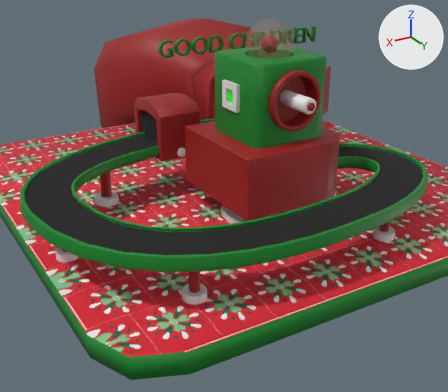
What one commit did to the glTF model public/gltf/scene.glb.
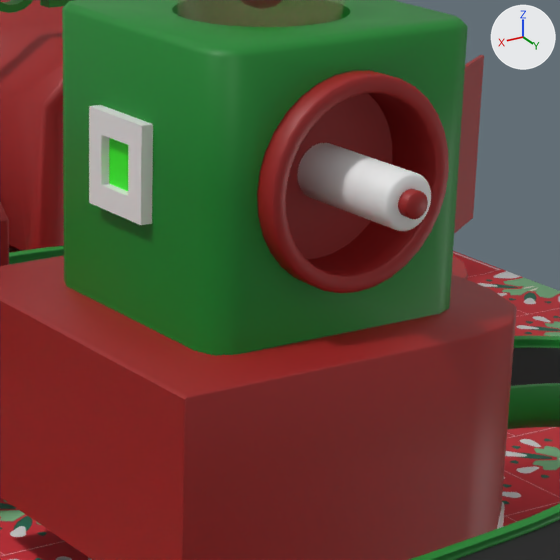
Old and new are each drawn from a camera (50 mm lens) standing at (5.0, 8.09, 4.52) and looking at (0.5, 0.59, 0.77) and again close up on the part from 44% to 79% of the width and 13% to 52% of the height. The lights are fixed; the arrows at upper right show +X, +Y and +Z. Where no turn or scale is listed for an object, it has been applied to the vertices.

The first close-up shows 'Band', 'EndBucket', 'EnergySphere', 'Floor', 'GiftGenerator', 'GiftHitter', 'LetterGenerator', 'Signaler'.
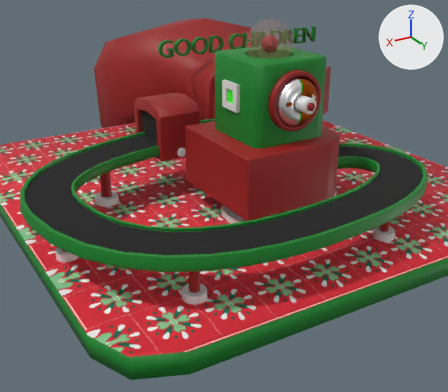
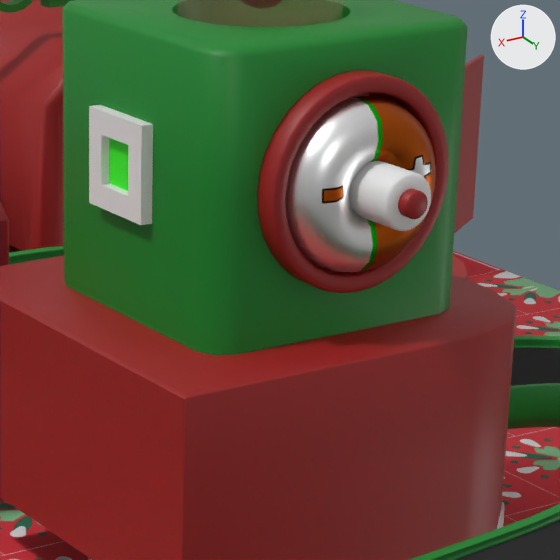
Edits to the bpy script that builds the scene:
```text
Add img_battery:
    img_battery = load_image('Battery', '_unpacked/Battery', 512, 512, 'sRGB')
Add mat_battery:
    mat_battery = principled_material('Battery')
    mat_battery.texture = img_battery
    mat_battery.metallic = 1.0
    mat_battery.roughness = 0.336
Add me_torus:
    me_torus.from_pydata(...)  # a torus around y (ring radius 0.226, tube radius 0.151) spanning x -0.377..0.377, y -0.151..0.151, z -0.377..0.377
    me_torus.materials.append(mat_battery)  # picture img_battery
Add ob_battery:
    ob_battery = bpy.data.objects.new('Battery', me_torus)
    ob_battery.location = (-0.736, 0.672, 2.099)
```

What differs and where, as boxes [x1, y1, x2, y2] in the close-ups (560 x 560 px):
'Battery', added: after [286, 96, 436, 272]
